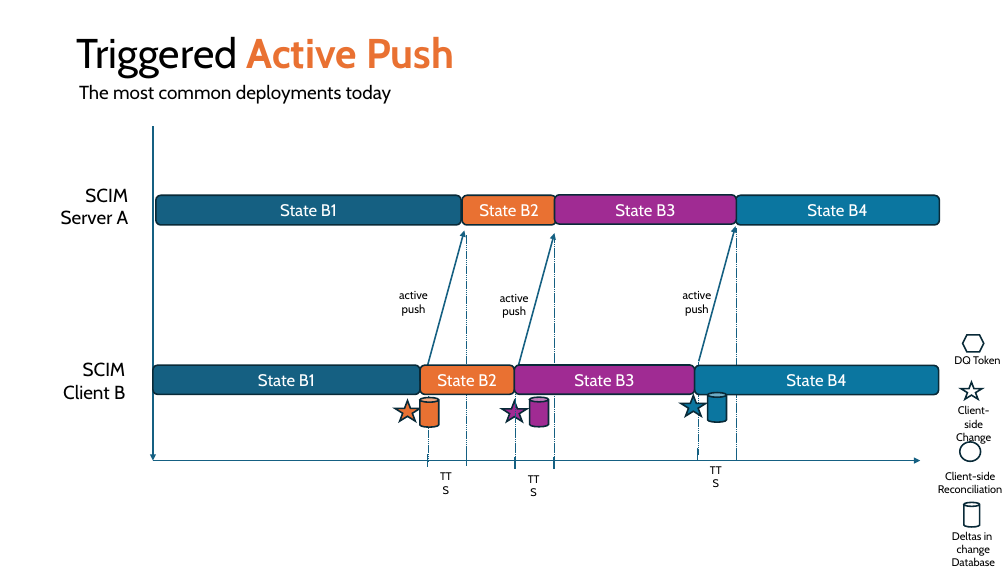
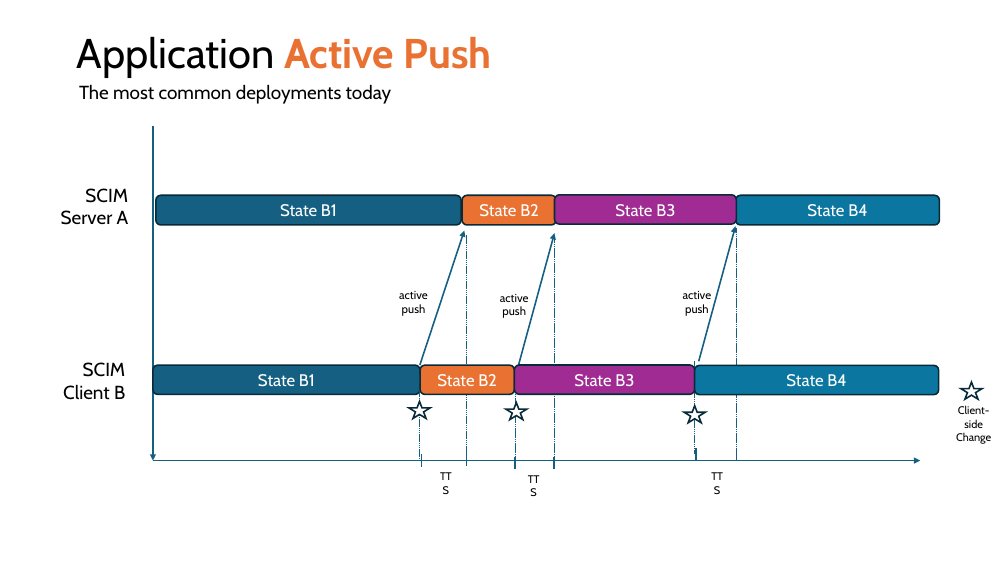
Before and after one commit to pamelatech/scim-use-case-revamp, a slide deck: slide 13 of Use Cases 29 Mar 2024.pptx. Drawn at 1008x567 pixels with LibreOffice and Linux fonts; fonts in the diff are those of the drawing. Boxes give left, top, right and bottom in pixels: in the first picture for what was removed or moved away, otherwise in the second. Text is boxed around its words. In the diff, an @@ line names an element or a change of style, - is before the commit and + after.

```diff
--- a/Use Cases 29 Mar 2024.pptx
+++ b/Use Cases 29 Mar 2024.pptx
@@ title at (77, 36, 492, 78): text changed; text colour #E97132 to #000000; bold off @@
-Triggered Active Push
+Application Active Push
@@ arrow moved from (428, 366) - (464, 231) to (420, 365) - (464, 231) @@
@@ text removed at (954, 355, 1000, 364) @@
-DQ Token
@@ hexagon removed at (963, 335, 984, 352) @@
@@ line moved from (428, 462) - (428, 370) to (420, 461) - (420, 370) @@
@@ line moved from (698, 455) - (698, 362) to (695, 454) - (695, 361) @@
@@ star: place and size @@
-star at (395, 401, 420, 421)
+star at (409, 402, 430, 419)
@@ star at (409, 402, 430, 419): fill #E97132 to #FFFFFF @@
@@ cylinder removed at (420, 398, 439, 427) @@
@@ star: place and size @@
-star at (502, 401, 527, 421)
+star at (506, 403, 527, 420)
@@ star at (506, 403, 527, 420): fill #A02B93 to #FFFFFF @@
@@ cylinder removed at (530, 397, 549, 426) @@
@@ star: place and size @@
-star at (681, 395, 706, 416)
+star at (684, 406, 706, 423)
@@ star at (684, 406, 706, 423): fill #0B76A0 to #FFFFFF @@
@@ cylinder removed at (708, 392, 727, 422) @@
@@ ellipse removed at (960, 442, 982, 462) @@
@@ line moved from (428, 454) - (428, 467) to (422, 454) - (422, 467) @@
@@ text "TTS": place and size @@
-text "TTS" at (699, 460, 732, 481)
+text "TTS" at (701, 467, 734, 488)
@@ text removed at (938, 471, 1003, 493) @@
-Client-side
-Reconciliation
@@ cylinder removed at (964, 503, 980, 527) @@
@@ text removed at (952, 531, 995, 566) @@
-Deltas in
-change Database
```
Also in this commit, not shown: 13 other slides changed, 1 other file.
